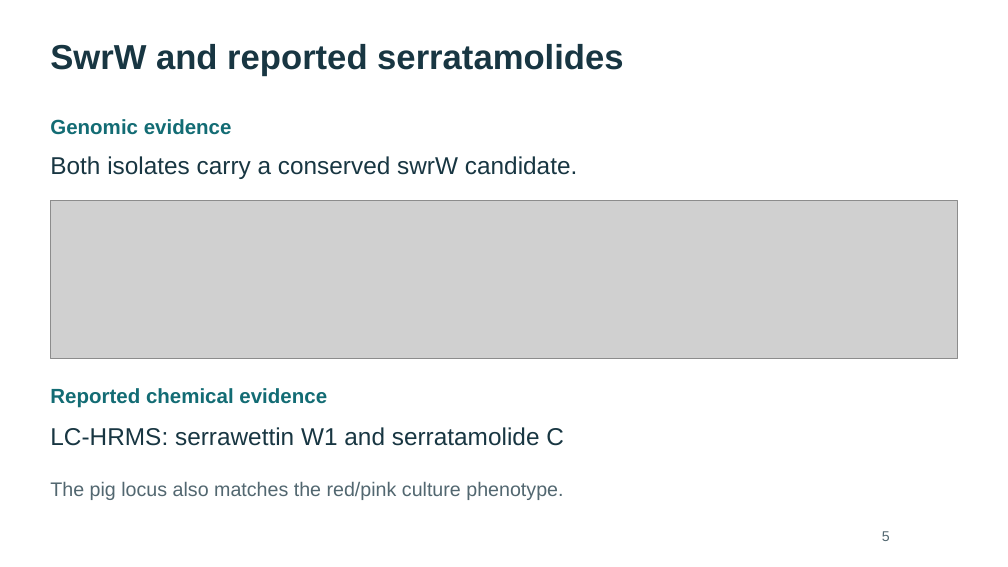
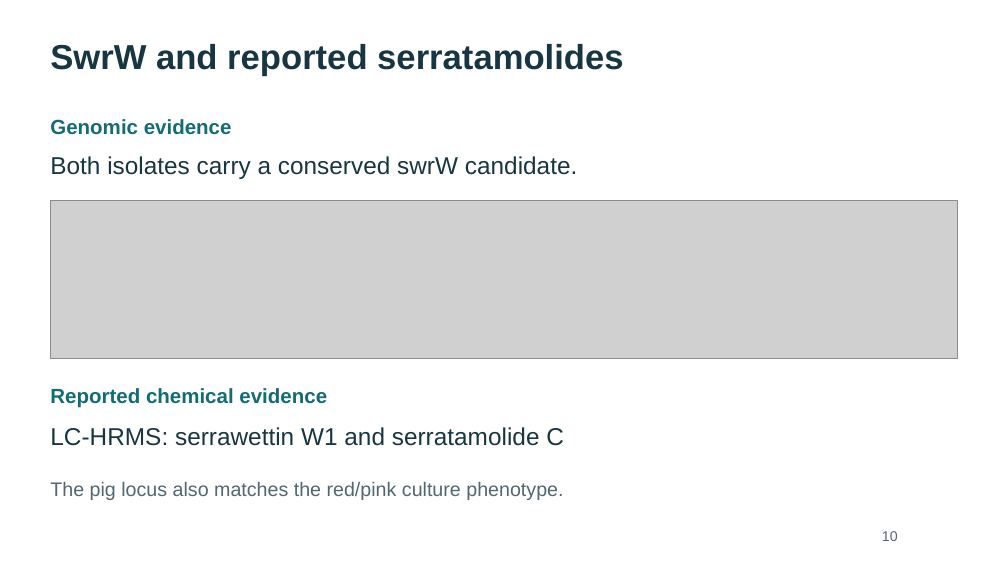
Before and after one commit to WhyAdr/sm-manu, a slide deck: slide 10 of explainer/NMZ-Serratia-genomics-explainer-2026-10-20.pptx (slide 5 before the commit). Drawn at 1008x567 pixels with LibreOffice and Linux fonts; fonts in the diff are those of the drawing; grey boxes stand for pictures. Boxes give left, top, right and bottom in pixels: in the first picture for what was removed or moved away, otherwise in the second. Text is boxed around its words. In the diff, an @@ line names an element or a change of style, - is before the commit and + after.

```diff
--- a/explainer/NMZ-Serratia-genomics-explainer-2026-10-20.pptx
+++ b/explainer/NMZ-Serratia-genomics-explainer-2026-10-20.pptx
@@ text at [882, 531, 898, 541]: text changed @@
-5
+10
```
Also in this commit, not shown: 11 other slides changed, 11 slides added, 22 other files.
